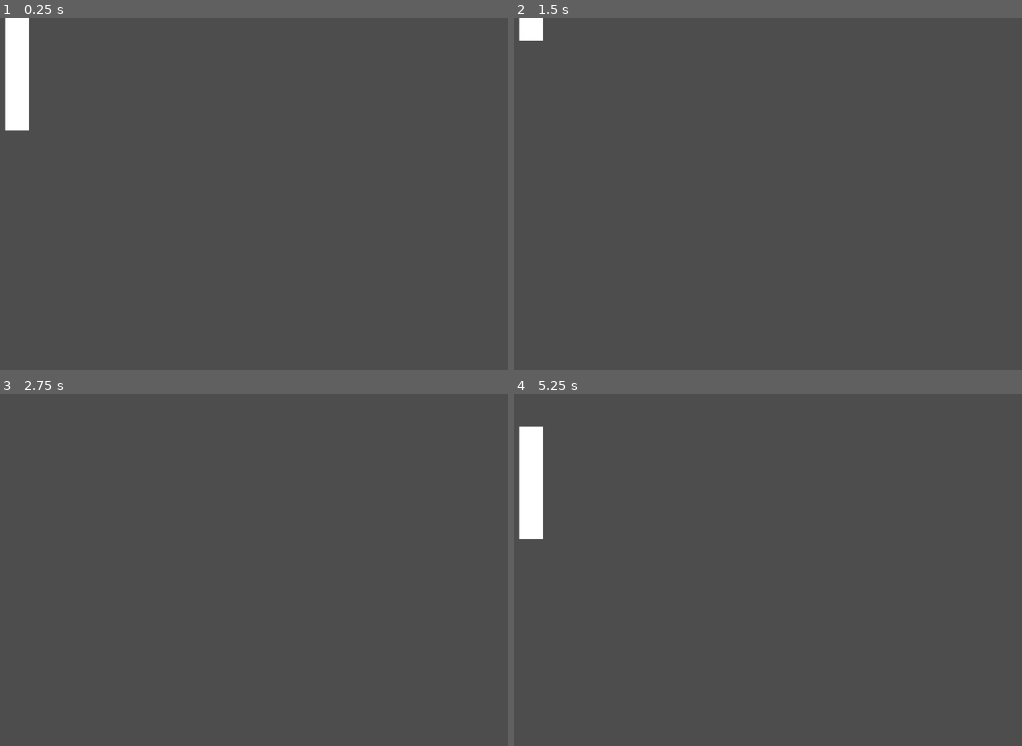
Above: before the commit, frames 1-4 (two rows, left to right).
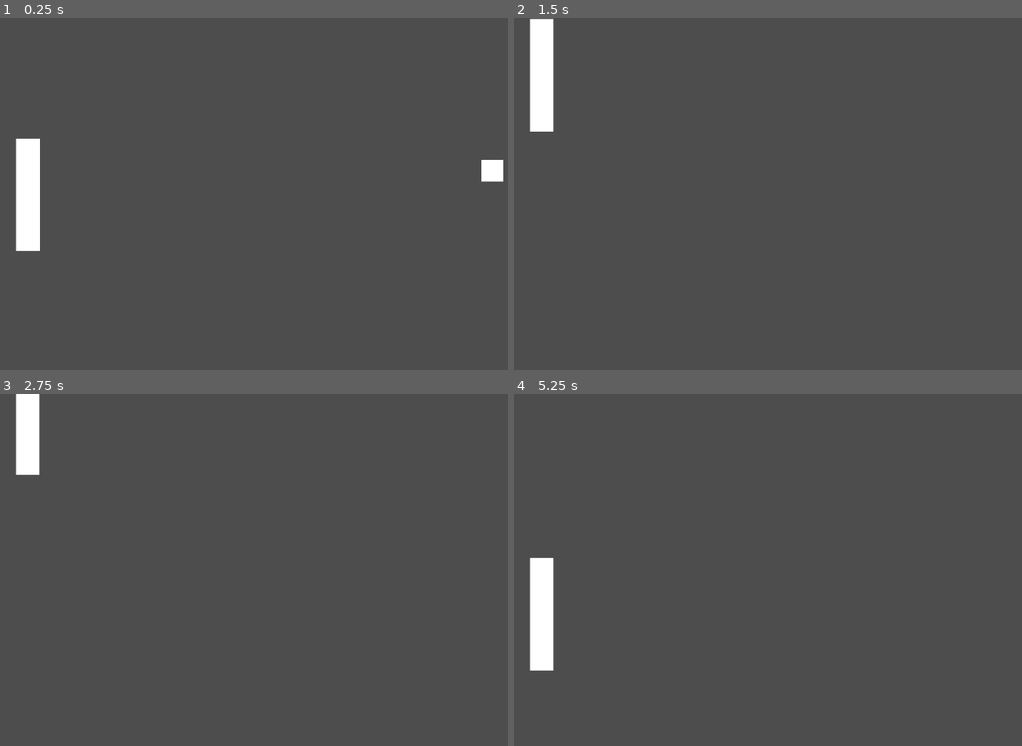
Above: after the commit, the same moments.

Repository: swhitehair/20-Games-Challenge-Pong
Game: Godot game, scene res://main/main.tscn
Two runs of this game, one before a commit and one after it. Both use one fixed random seed, a clock stepped at 60 frames per second and the inputs below.
Inputs:
- Up to frame 1 (0.25 s): no input
- Up to frame 2 (1.5 s): tap Enter (ui_accept) at 0.5, 1.35 s; hold Up (move_up) 0.53-1.28 s; hold Enter (ui_accept) 0.53-1.28 s; hold Down (move_down) from 1.28 s (still down)
- Up to frame 3 (2.75 s): tap Enter (ui_accept) at 1.52, 1.82 s; release Down (move_down) at 2.03 s; hold Up (move_up) from 2.03 s (still down); hold Enter (ui_accept) from 2.03 s (still down)
- Up to frame 4 (5.25 s): release Enter (ui_accept) at 2.78 s; tap Enter (ui_accept) at 2.85, 3.02, 3.32, 3.5, 4.35, 4.52, 4.82 s; release Up (move_up) at 3.53 s; hold Enter (ui_accept) 3.53-4.28 s; hold Down (move_down) from 3.53 s (still down); hold Enter (ui_accept) from 5.03 s (still down)

The runs differ from the first frame. In frame 1, 3.3% of the frame differs, in the area x 0-100%, y 0-67%; in frame 2, 1.5%; in frame 3, 1.1%; in frame 4, 3.1%.

Commit message:
ball movement save 1

Diff:
--- /dev/null
+++ b/ball/ball.gd
@@ -0,0 +1,13 @@
+extends CharacterBody2D
+
+var speed = 300
+
+func get_dir():
+	var dir = Vector2.ZERO
+	if Input.is_action_pressed("ui_accept"):
+		dir.x -= 10
+		velocity = dir * speed
+
+func _physics_process(delta):
+	get_dir()
+	move_and_collide(velocity * delta)
--- /dev/null
+++ b/ball/ball.tscn
@@ -0,0 +1,18 @@
+[gd_scene load_steps=3 format=3 uid="uid://dbjo7yyqa0rue"]
+
+[ext_resource type="Script" uid="uid://bxi5ck1a88l75" path="res://ball/ball.gd" id="1_6plaf"]
+
+[sub_resource type="RectangleShape2D" id="RectangleShape2D_dnnlr"]
+size = Vector2(40, 40)
+
+[node name="ball" type="CharacterBody2D"]
+motion_mode = 1
+script = ExtResource("1_6plaf")
+
+[node name="ColorRect" type="ColorRect" parent="."]
+offset_right = 40.0
+offset_bottom = 40.0
+
+[node name="CollisionShape2D" type="CollisionShape2D" parent="."]
+position = Vector2(20, 20)
+shape = SubResource("RectangleShape2D_dnnlr")
--- a/left_paddle/left_paddle.gd
+++ b/left_paddle/left_paddle.gd
@@ -1,16 +1,16 @@
 extends CharacterBody2D
 
-@export var speed : int = 5
+@export var speed : int = 400
 
 func _ready() -> void:
 	pass
 
-func _physics_process(_delta):
-	pass
+func _process(_delta):
+	var direction : int = 0
 	if Input.is_action_pressed("move_down"):
-		velocity.y += 1
+		direction += 1
 	if Input.is_action_pressed("move_up"):
-		velocity.y -= 1
+		direction -= 1
 
-	position = velocity * speed
-	position.x += 60
+	velocity.y = direction * speed
+	move_and_slide()
--- a/main/main.tscn
+++ b/main/main.tscn
@@ -1,8 +1,13 @@
-[gd_scene load_steps=2 format=3 uid="uid://cg2joeqmmltpx"]
+[gd_scene load_steps=3 format=3 uid="uid://cg2joeqmmltpx"]
 
 [ext_resource type="PackedScene" uid="uid://dc067e4hqxlfj" path="res://left_paddle/left_paddle.tscn" id="1_53q0u"]
+[ext_resource type="PackedScene" uid="uid://dbjo7yyqa0rue" path="res://ball/ball.tscn" id="2_pjrb6"]
 
 [node name="main" type="Node2D"]
 
 [node name="left_paddle" parent="." instance=ExtResource("1_53q0u")]
-position = Vector2(257, 400.00006)
+position = Vector2(80, 222.00002)
+motion_mode = 1
+
+[node name="ball" parent="." instance=ExtResource("2_pjrb6")]
+position = Vector2(936, 261)
Not shown, added: ball/ball.gd.uid
